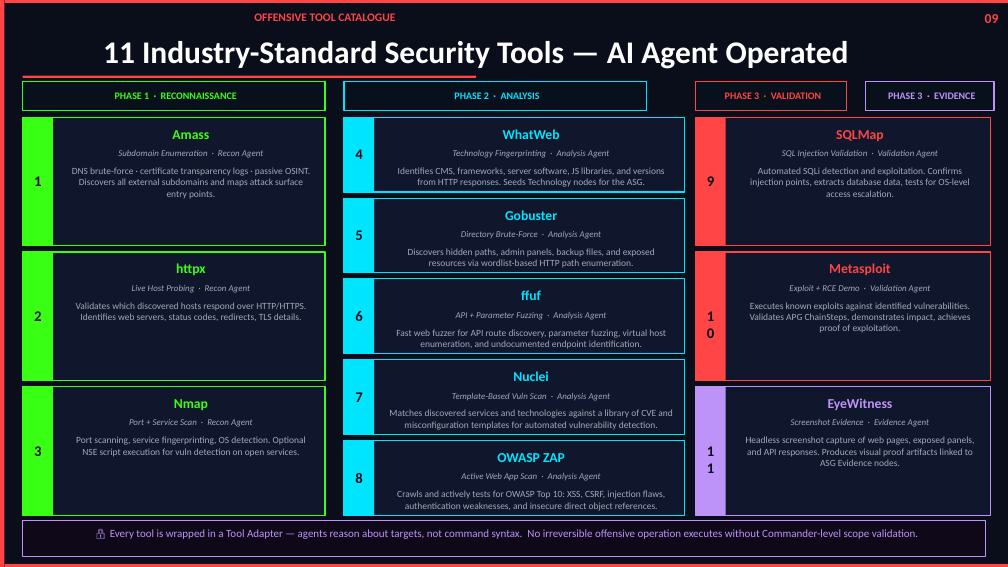
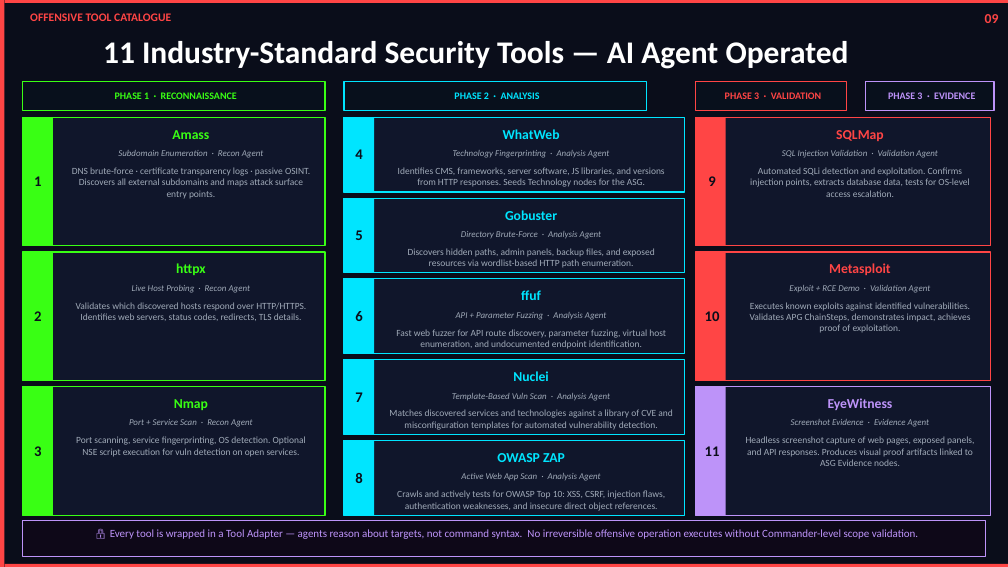
Before and after one commit to nishan-paul-2022/cmatrix-agentic-red-team, a slide deck: slide 9 of docs/paper-thesis/ppt/presentation-3.pptx. Drawn at 1008x567 pixels with LibreOffice and Linux fonts; fonts in the diff are those of the drawing. Boxes give left, top, right and bottom in pixels: in the first picture for what was removed or moved away, otherwise in the second. Text is boxed around its words. In the diff, an @@ line names an element or a change of style, - is before the commit and + after.

```diff
--- a/docs/paper-thesis/ppt/presentation-3.pptx
+++ b/docs/paper-thesis/ppt/presentation-3.pptx
@@ text "OFFENSIVE TOOL CATALOGUE" at (30,13,171,21): alignment centre to left @@
@@ rectangle removed at (23,76,476,78) @@
@@ text "10" rewrapped from (553,491,565,497) to (705,311,720,321) @@
@@ text "11" rewrapped from (697,438,724,465) to (705,446,720,456) @@
```
Also in this commit, not shown: 14 other slides changed, 2 slides added, 2 slides removed.
